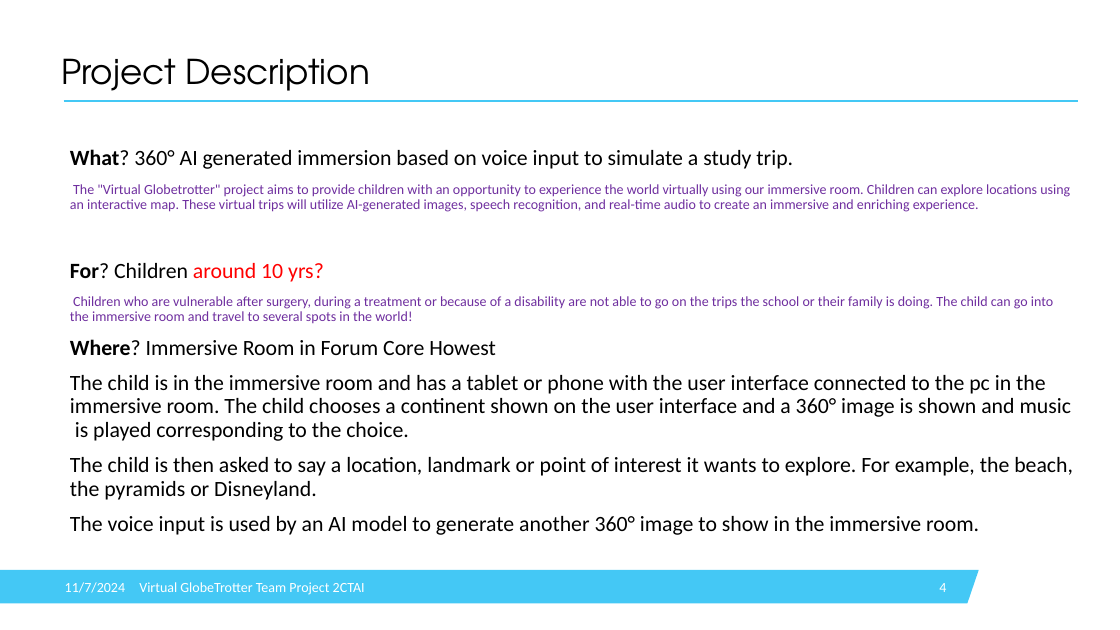
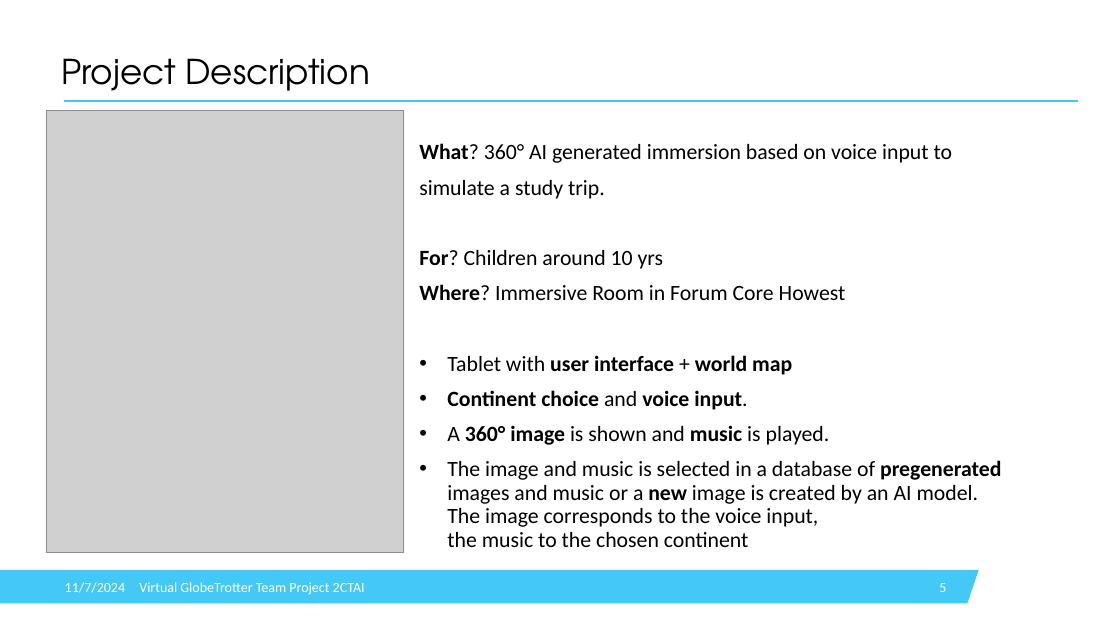
Before and after one commit to IsabelleDesle/VirtualGlobeTrotter, a slide deck: slide 5 of Presentation/PresentationVGT.pptx (slide 4 before the commit). Drawn at 1120x630 pixels with LibreOffice and Linux fonts; fonts in the diff are those of the drawing; grey boxes stand for pictures; background and template pictures are left out. Boxes give left, top, right and bottom in pixels: in the first picture for what was removed or moved away, otherwise in the second. Text is boxed around its words. In the diff, an @@ line names an element or a change of style, - is before the commit and + after.

```diff
--- a/Presentation/PresentationVGT.pptx
+++ b/Presentation/PresentationVGT.pptx
@@ picture added at (x1=46, y1=111, x2=404, y2=553) @@
@@ text "What? 360° AI generated immersion ..." moved from (x1=70, y1=149, x2=1073, y2=535) to (x1=419, y1=143, x2=1001, y2=547) @@
@@ text at (x1=419, y1=143, x2=953, y2=269): text changed; size 18 to 28 pt; text colour #6F2F9F to #000000 @@
-What? 360° AI generated immersion based on voice input to simulate a study trip.
-The "Virtual Globetrotter" project aims to provide children with an opportunity to experience the world virtually using our immersive room. Children can explore locations using an interactive map. These virtual trips will utilize AI-generated images, speech recognition, and real-time audio to create an immersive and enriching experience.
-For? Children around 10 yrs?
-Children who are vulnerable after surgery, during a treatment or because of a disability are not able to go on the trips the school or their family is doing. The child can go into the immersive room and travel to several spots in the world!
+What? 360° AI generated immersion based on voice input to
+simulate a study trip.
+For? Children around 10 yrs
@@ text at (x1=447, y1=355, x2=1001, y2=547): text changed @@
-The child is in the immersive room and has a tablet or phone with the user interface connected to the pc in the immersive room. The child chooses a continent shown on the user interface and a 360° image is shown and music is played corresponding to the choice.
-The child is then asked to say a location, landmark or point of interest it wants to explore. For example, the beach, the pyramids or Disneyland.
-The voice input is used by an AI model to generate another 360° image to show in the immersive room.
+• Tablet with user interface + world map
+• Continent choice and voice input.
+• A 360° image is shown and music is played.
+• The image and music is selected in a database of pregenerated
+  images and music or a new image is created by an AI model.
+  The image corresponds to the voice input,
+  the music to the chosen continent
@@ page number at (x1=939, y1=583, x2=946, y2=592): text changed @@
-4
+5
```
Also in this commit, not shown: 11 other slides changed, 3 slides added, 2 slides removed, 6 other files.
